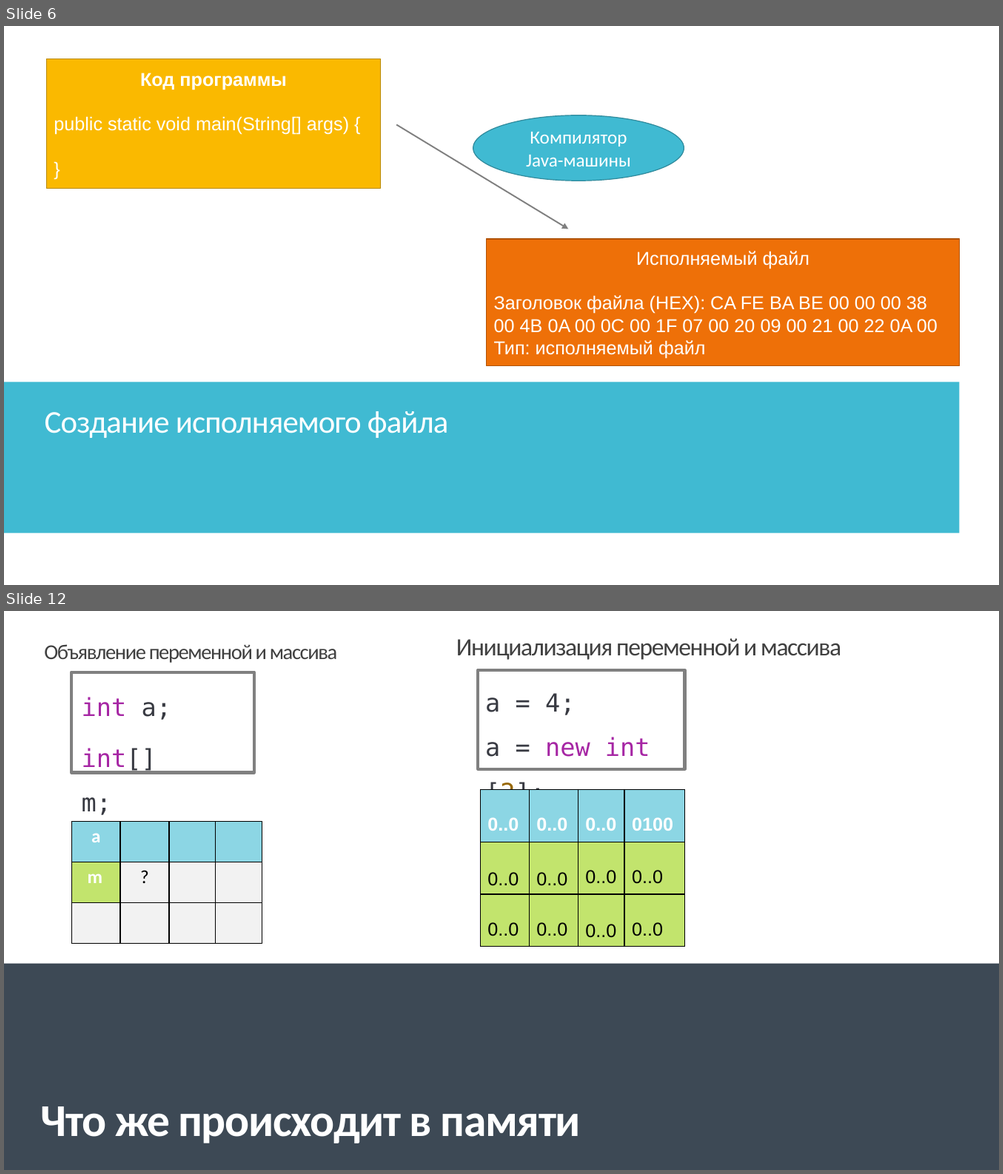
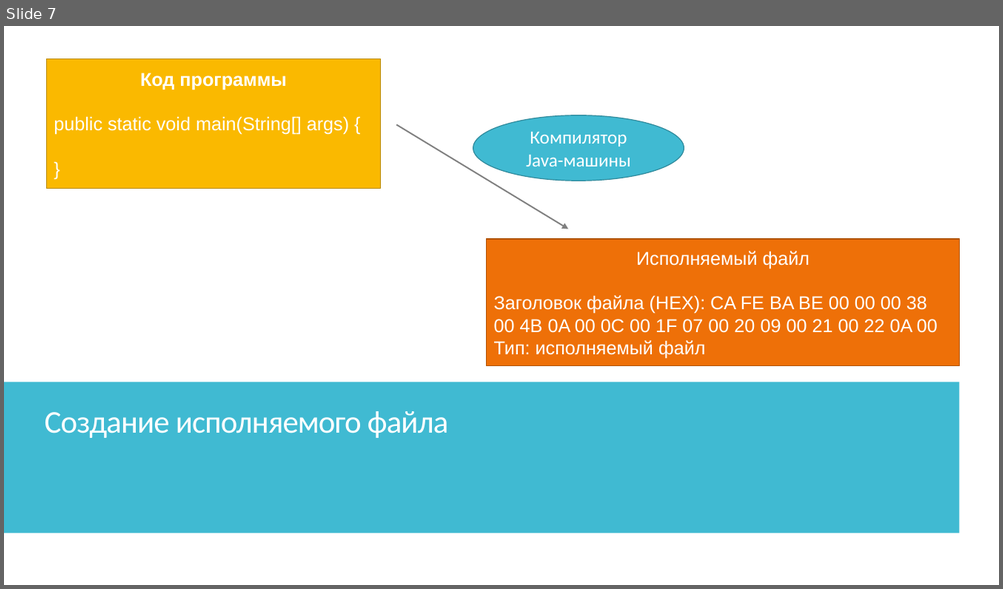
Before and after one commit to IriEfremova/LessonsCube, a slide deck: Samsung/Lesson8/ArraysPracticum.pptx. Shown one above the other, each under a label of ours: slides 6 and 12 before the commit, slide 7 after it; the slides between them are not shown. The pictures are 1003x1174 and 1003x589 pixels, drawn with LibreOffice and Linux fonts; fonts in the diff are those of the drawing. Boxes give left, top, right and bottom in pixels: in the first picture for what was removed or moved away, otherwise in the second. Text is boxed around its words. In the diff, an @@ line names an element or a change of style, - is before the commit and + after.

```diff
--- a/Samsung/Lesson8/ArraysPracticum.pptx
+++ b/Samsung/Lesson8/ArraysPracticum.pptx
@@ slide 12 removed at [4,611,999,1170], background #FFFFFF; not listed: 2 template elements that a slide beside it also shows @@
@@ rectangle removed at [4,611,999,1170] @@
@@ text removed at [44,644,337,663] @@
-Объявление переменной и массива
@@ text removed at [456,638,841,660] @@
-Инициализация переменной и массива
@@ rectangle removed at [71,672,254,773] @@
@@ rectangle removed at [478,670,685,769] @@
@@ text removed at [82,697,171,815] @@
-int a;
-int[] m;
@@ text removed at [485,693,650,806] @@
-a = 4;
-a = new int [2];
@@ table removed at [480,790,684,947], 3 rows, 4 columns @@
-0..0 | 0..0 | 0..0 | 0100
-0..0 | 0..0 | 0..0 | 0..0
-0..0 | 0..0 | 0..0 | 0..0
@@ table removed at [71,822,261,944], 3 rows, 4 columns @@
-a |  |  | 
-m | ? |  | 
- |  |  | 
@@ rectangle removed at [4,964,999,1170] @@
@@ text removed at [41,1107,580,1144] @@
-Что же происходит в памяти
@@ what was slide 6 is now slide 7 @@
```
Also in this commit, not shown: 1 slide changed, 7 slides added, 16 other slides removed, 5 other files.
